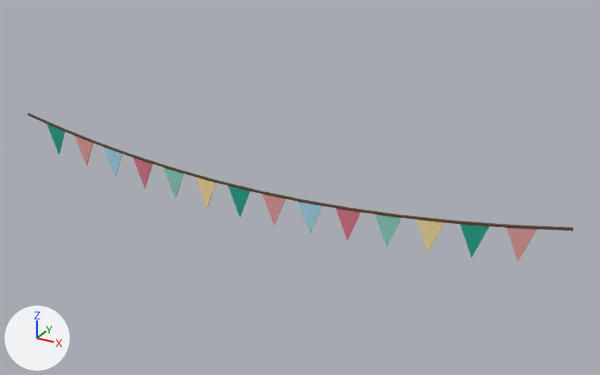
The FBX model assets/cat-cafe/exports/CatCafe_Square_BuntingSide.fbx: old version first, new version second.
Camera for both pictures: a camera (50 mm lens) standing at (0.1303, -0.2077, 0.1945) and looking at (0.012, 0.0072, 0.0871). The lights are fixed; the arrows at lower left show +X, +Y and +Z. The first picture is the older version. Where no turn or scale is listed for an object, it has been applied to the vertices.

In view in the first picture: 'CatCafe_Square_BuntingSide', 'CatCafe_Square_BuntingSide_Flag01_Pennant', 'CatCafe_Square_BuntingSide_Flag02_Pennant', 'CatCafe_Square_BuntingSide_Flag03_Pennant', 'CatCafe_Square_BuntingSide_Flag04_Pennant', 'CatCafe_Square_BuntingSide_Flag05_Pennant', 'CatCafe_Square_BuntingSide_Flag06_Pennant', 'CatCafe_Square_BuntingSide_Flag07_Pennant', 'CatCafe_Square_BuntingSide_Flag08_Pennant', 'CatCafe_Square_BuntingSide_Flag09_Pennant', 'CatCafe_Square_BuntingSide_Flag10_Pennant', 'CatCafe_Square_BuntingSide_Flag11_Pennant', 'CatCafe_Square_BuntingSide_Flag12_Pennant', 'CatCafe_Square_BuntingSide_Flag13_Pennant', 'CatCafe_Square_BuntingSide_Flag14_Pennant'.
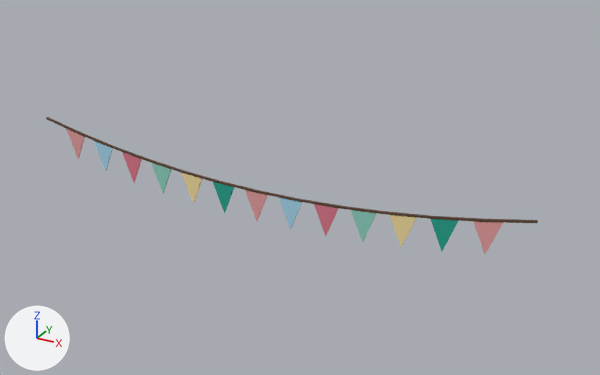
Changed parts and their boxes (x1, y1, x2, y2) in the pictures (600 x 375 px):
```json
{"object": "CatCafe_Square_BuntingSide", "change": "rescaled", "before": [27, 113, 573, 231], "after": [46, 117, 538, 223], "on screen": "10% narrower, 10% shorter"}
{"object": "CatCafe_Square_BuntingSide_Flag01_Pennant", "change": "moved", "before": [507, 228, 537, 261], "after": [473, 221, 503, 254]}
{"object": "CatCafe_Square_BuntingSide_Flag02_Pennant", "change": "moved", "before": [460, 224, 489, 258], "after": [431, 219, 459, 251]}
{"object": "CatCafe_Square_BuntingSide_Flag03_Pennant", "change": "moved", "before": [417, 220, 444, 252], "after": [390, 215, 417, 247]}
{"object": "CatCafe_Square_BuntingSide_Flag04_Pennant", "change": "moved", "before": [375, 214, 401, 247], "after": [351, 210, 376, 242]}
{"object": "CatCafe_Square_BuntingSide_Flag05_Pennant", "change": "moved", "before": [336, 208, 361, 241], "after": [314, 204, 338, 236]}
{"object": "CatCafe_Square_BuntingSide_Flag06_Pennant", "change": "moved", "before": [298, 202, 322, 233], "after": [279, 198, 302, 229]}
{"object": "CatCafe_Square_BuntingSide_Flag07_Pennant", "change": "moved", "before": [263, 194, 285, 225], "after": [245, 190, 268, 221]}
{"object": "CatCafe_Square_BuntingSide_Flag08_Pennant", "change": "moved", "before": [228, 186, 250, 217], "after": [213, 182, 234, 213]}
{"object": "CatCafe_Square_BuntingSide_Flag09_Pennant", "change": "moved", "before": [195, 177, 216, 208], "after": [182, 173, 202, 204]}
{"object": "CatCafe_Square_BuntingSide_Flag10_Pennant", "change": "moved", "before": [163, 167, 184, 198], "after": [152, 163, 172, 193]}
{"object": "CatCafe_Square_BuntingSide_Flag11_Pennant", "change": "moved", "before": [133, 158, 153, 188], "after": [122, 152, 142, 183]}
{"object": "CatCafe_Square_BuntingSide_Flag12_Pennant", "change": "moved", "before": [103, 147, 122, 177], "after": [94, 141, 113, 171]}
{"object": "CatCafe_Square_BuntingSide_Flag13_Pennant", "change": "moved", "before": [75, 136, 93, 166], "after": [66, 129, 85, 159]}
{"object": "CatCafe_Square_BuntingSide_Flag14_Pennant", "change": "deleted", "before": [47, 124, 65, 154]}
```

The change, as JSON lines over the scene's bpy script:
```json
{"block": "me_catcafe_square_buntingside", "where": "# used by ob_catcafe_square_buntingside; location = (0.0, 0.0, 0.0)"}
{"op": "remove", "block": "me_catcafe_square_buntingside", "code": "me_catcafe_square_buntingside.from_pydata(...)  # 96 vertices, 72 faces; spans x -0.098..0.098, y 0.0, z 0.086..0.096"}
{"op": "add", "block": "me_catcafe_square_buntingside", "code": "me_catcafe_square_buntingside.from_pydata(...)  # 96 vertices, 72 faces; spans x -0.089..0.089, y 0.0, z 0.086..0.096"}
{"block": "me_catcafe_square_buntingside", "change": "me_catcafe_square_buntingside part 1: the whole mesh is scaled about its middle by (0.905, 1, 1)"}
{"op": "set", "path": "ob_catcafe_square_buntingside_flag03_pennant.location", "old": "(0.0589, 0.0, 0.0893)", "new": "(0.0505, 0.0, 0.089)"}
{"op": "set", "path": "ob_catcafe_square_buntingside_flag02_pennant.location", "old": "(0.072, 0.0, 0.0911)", "new": "(0.0631, 0.0, 0.0908)"}
{"op": "set", "path": "ob_catcafe_square_buntingside_flag10_pennant.location", "old": "(-0.0327, 0.0, 0.0868)", "new": "(-0.0379, 0.0, 0.0875)"}
{"op": "set", "path": "ob_catcafe_square_buntingside_flag08_pennant.location", "old": "(-0.0065, 0.0, 0.0858)", "new": "(-0.0126, 0.0, 0.0859)"}
{"op": "set", "path": "ob_catcafe_square_buntingside_flag09_pennant.location", "old": "(-0.0196, 0.0, 0.0861)", "new": "(-0.0253, 0.0, 0.0865)"}
{"op": "set", "path": "ob_catcafe_square_buntingside_flag12_pennant.location", "old": "(-0.0589, 0.0, 0.0893)", "new": "(-0.0631, 0.0, 0.0908)"}
{"op": "set", "path": "ob_catcafe_square_buntingside_flag04_pennant.location", "old": "(0.0458, 0.0, 0.0879)", "new": "(0.0379, 0.0, 0.0875)"}
{"op": "set", "path": "ob_catcafe_square_buntingside_flag01_pennant.location", "old": "(0.0851, 0.0, 0.0932)", "new": "(0.0758, 0.0, 0.093)"}
{"op": "remove", "block": "ob_catcafe_square_buntingside_flag14_pennant", "code": ["ob_catcafe_square_buntingside_flag14_pennant = bpy.data.objects.new('CatCafe_Square_BuntingSide_Flag14_Pennant', me_catcafe_square_buntingside_flag14_pennant)", "ob_catcafe_square_buntingside_flag14_pennant.location = (-0.0851, 0.0, 0.0932)"]}
{"op": "set", "path": "ob_catcafe_square_buntingside_flag13_pennant.location", "old": "(-0.072, 0.0, 0.0911)", "new": "(-0.0758, 0.0, 0.093)"}
{"op": "set", "path": "ob_catcafe_square_buntingside_flag06_pennant.location", "old": "(0.0196, 0.0, 0.0861)", "new": "(0.0126, 0.0, 0.0859)"}
{"op": "set", "path": "ob_catcafe_square_buntingside_flag07_pennant.location", "old": "(0.0065, 0.0, 0.0858)", "new": "(0.0, 0.0, 0.0857)"}
{"op": "set", "path": "ob_catcafe_square_buntingside_flag05_pennant.location", "old": "(0.0327, 0.0, 0.0868)", "new": "(0.0253, 0.0, 0.0865)"}
{"op": "set", "path": "ob_catcafe_square_buntingside_flag11_pennant.location", "old": "(-0.0458, 0.0, 0.0879)", "new": "(-0.0505, 0.0, 0.089)"}
```
